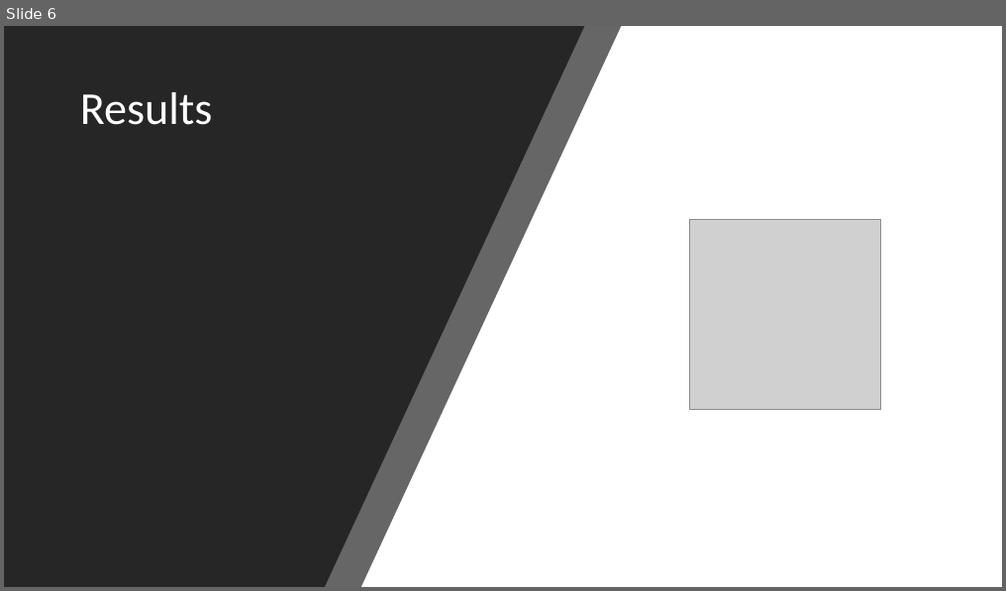
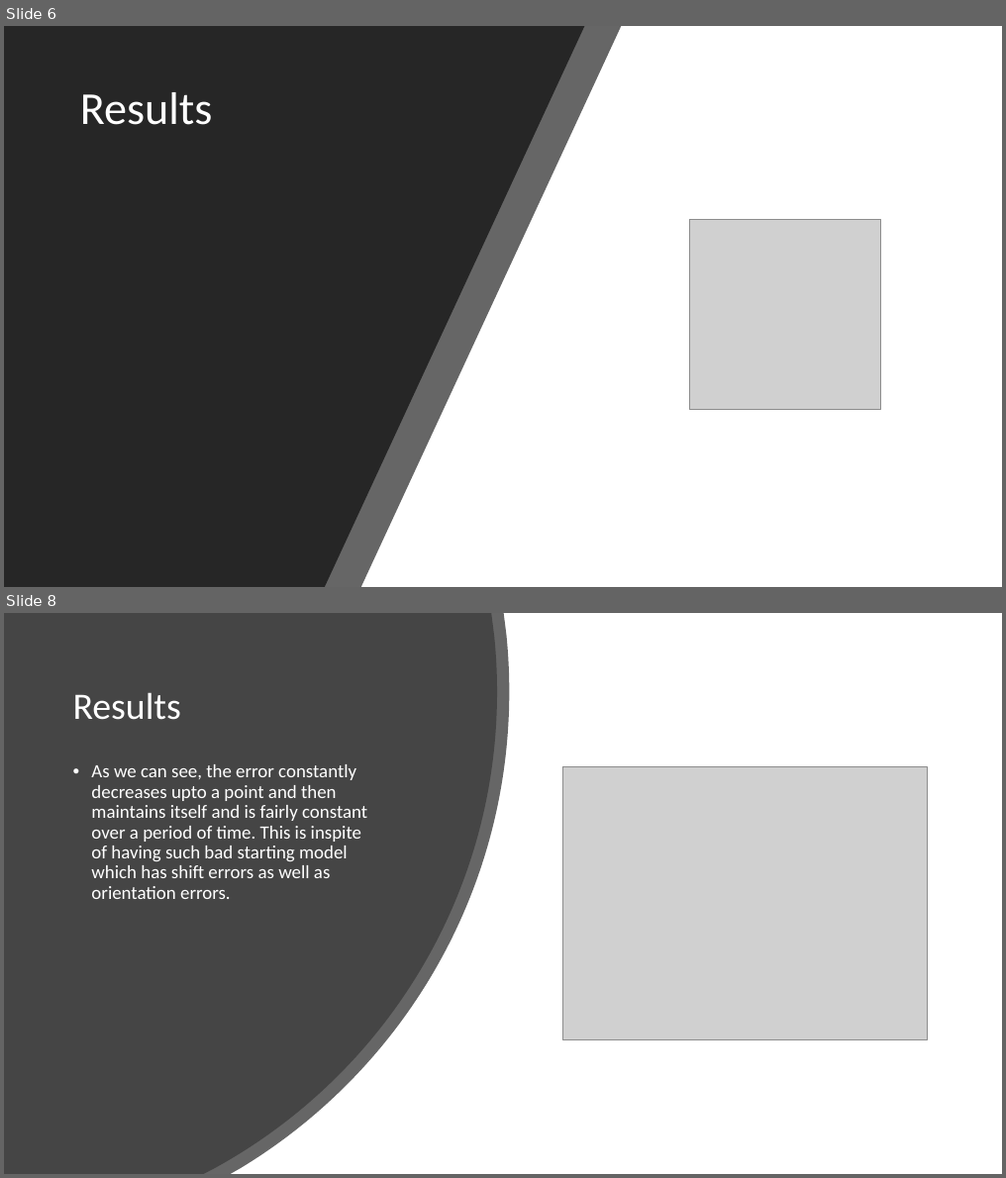
Before and after one commit to arunabh98/EPFL-CryoEM, a slide deck: Project Status 3.pptx. Shown one above the other, each under a label of ours: slide 6 before the commit, slides 6 and 8 after it; the slides between them are not shown. The pictures are 1006x591 and 1006x1178 pixels, drawn with LibreOffice and Linux fonts; fonts in the diff are those of the drawing; grey boxes stand for pictures. Boxes give left, top, right and bottom in pixels: in the first picture for what was removed or moved away, otherwise in the second. Text is boxed around its words. In the diff, an @@ line names an element or a change of style, - is before the commit and + after.

```diff
--- a/Project Status 3.pptx
+++ b/Project Status 3.pptx
@@ slide 8 added at <box>4,613,1002,1174</box>, background #454545 @@
@@ rectangle added at <box>4,613,1002,1174</box>, fill #FFFFFF @@
@@ freeform shape added at <box>4,613,509,1174</box>, fill #000000 at 60% opacity @@
@@ freeform shape added at <box>4,613,497,1174</box>, fill #454545 @@
@@ title added at <box>73,692,181,720</box>, 36 pt, text #FFFFFF @@
+Results
@@ text added at <box>91,764,367,899</box>, 18 pt, text #FFFFFF @@
+• As we can see, the error constantly decreases upto a point and then maintains itself and is fairly constant over a period of time. This is inspite of having such bad starting model which has shift errors as well as orientation errors.
@@ picture added at <box>563,767,928,1041</box> @@
```
Also in this commit, not shown: 1 slide changed, 2 other slides added, 1 slide removed.
